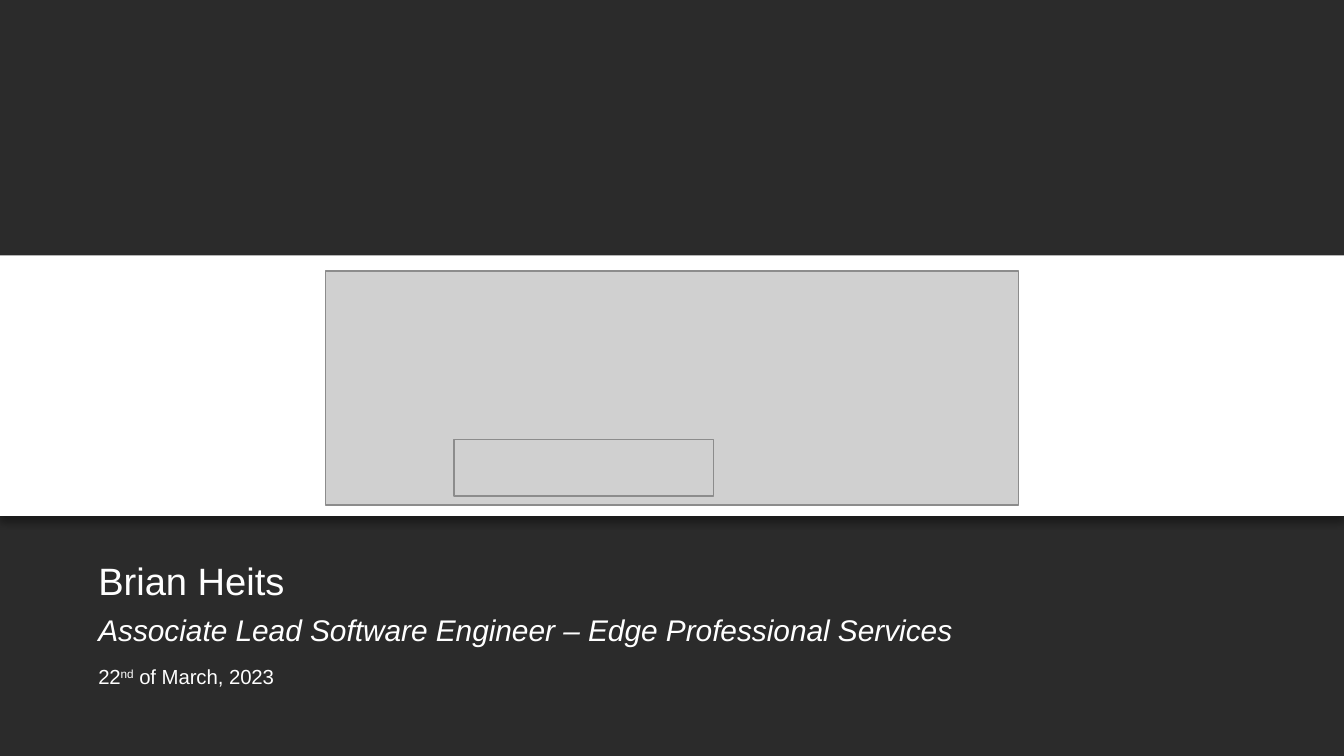
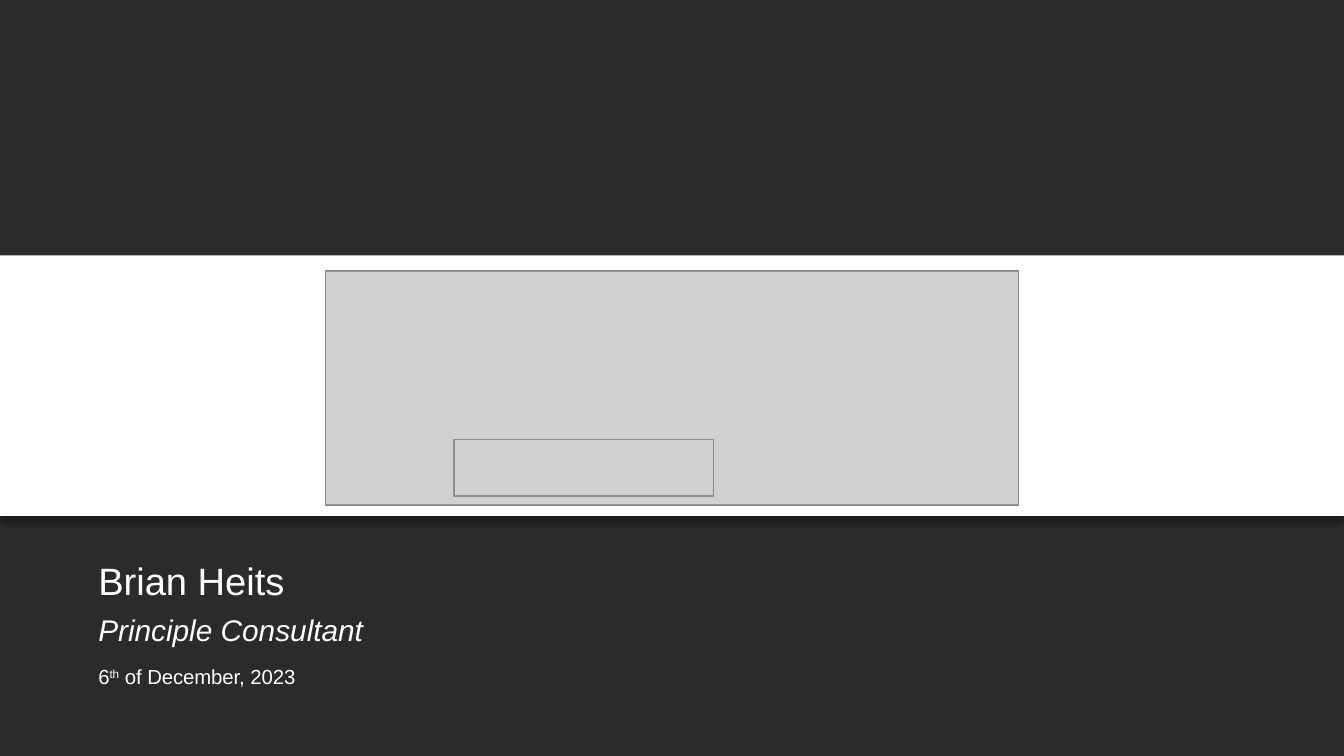
Before and after one commit to BH018364/SMART-on-FHIR-Training, a slide deck: slide 1 of smart-authorization-presentation.pptx. Drawn at 1344x756 pixels with LibreOffice and Linux fonts; fonts in the diff are those of the drawing; grey boxes stand for pictures; background and template pictures are left out; a plain dark background stands for a picture behind light text. Boxes give left, top, right and bottom in pixels: in the first picture for what was removed or moved away, otherwise in the second. Text is boxed around its words. In the diff, an @@ line names an element or a change of style, - is before the commit and + after.

Commit message:
Updates December 2023

```diff
--- a/smart-authorization-presentation.pptx
+++ b/smart-authorization-presentation.pptx
@@ text at bbox=[98, 619, 363, 646]: text changed @@
-Associate Lead Software Engineer – Edge Professional Services
+Principle Consultant
@@ text at bbox=[125, 669, 295, 687]: text changed @@
-22nd of March, 2023
+6th of December, 2023
```
Also in this commit, not shown: 1 other file.
